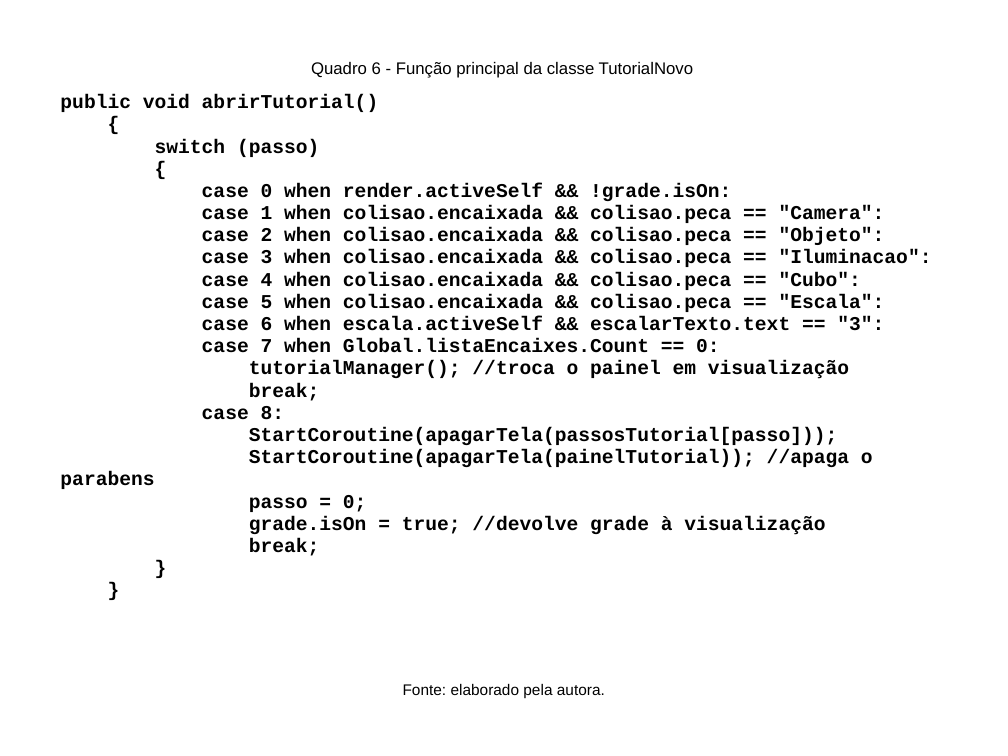
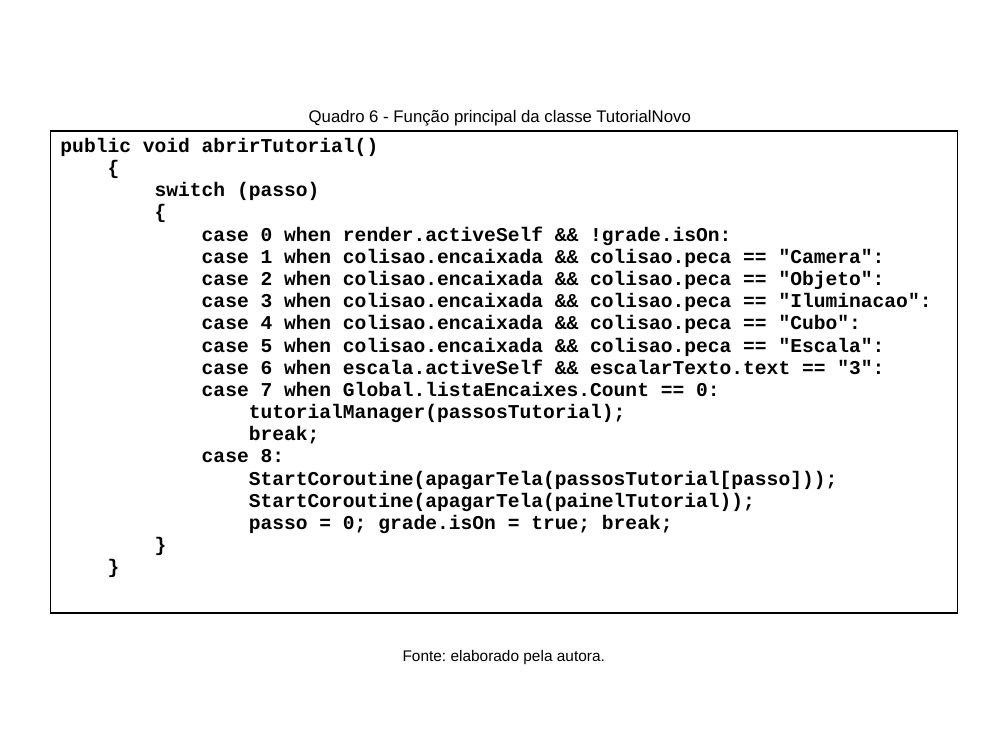
Before and after one commit to PanicAThePython/tcc_NataliaSensWeise, a slide deck: slide 24 of Slides_NataliaSensWeise.pptx (slide 19 before the commit). Drawn at 1008x756 pixels with LibreOffice and Linux fonts; fonts in the diff are those of the drawing; background and template pictures are left out. Boxes give left, top, right and bottom in pixels: in the first picture for what was removed or moved away, otherwise in the second. Text is boxed around its words. In the diff, an @@ line names an element or a change of style, - is before the commit and + after.

```diff
--- a/Slides_NataliaSensWeise.pptx
+++ b/Slides_NataliaSensWeise.pptx
@@ text "Quadro 6 - Função principal ...": place and size @@
-text "Quadro 6 - Função principal ..." at [311, 62, 693, 78]
+text "Quadro 6 - Função principal ..." at [309, 110, 690, 126]
@@ table at [50, 131, 958, 642] @@
@@ row 1, column 1: "public void abrirTutorial() / { / switch (passo) / { / case 0 when render.activeSelf && !grade.isOn: / case 1 when colisao.encaixada && colisao.peca == "Camera": / case 2 when colisao.encaixada && colisao.peca == "Objeto": / case 3 when colisao.encaixada && colisao.peca == "Iluminacao": / case 4 when colisao.encaixada && colisao.peca == "Cubo": / case 5 when colisao.encaixada && colisao.peca == "Escala": / case 6 when escala.activeSelf && escalarTexto.text == "3": / case 7 when Global.listaEncaixes.Count == 0: / tutorialManager(); //troca o painel em visualização / break; / case 8: / StartCoroutine(apagarTela(passosTutorial[passo])); / StartCoroutine(apagarTela(painelTutorial)); //apaga o parabens / passo = 0; / grade.isOn = true; //devolve grade à visualização / break; / } / }" to "public void abrirTutorial() / { / switch (passo) / { / case 0 when render.activeSelf && !grade.isOn: / case 1 when colisao.encaixada && colisao.peca == "Camera": / case 2 when colisao.encaixada && colisao.peca == "Objeto": / case 3 when colisao.encaixada && colisao.peca == "Iluminacao": / case 4 when colisao.encaixada && colisao.peca == "Cubo": / case 5 when colisao.encaixada && colisao.peca == "Escala": / case 6 when escala.activeSelf && escalarTexto.text == "3": / case 7 when Global.listaEncaixes.Count == 0: / tutorialManager(passosTutorial); / break; / case 8: / StartCoroutine(apagarTela(passosTutorial[passo])); / StartCoroutine(apagarTela(painelTutorial)); / passo = 0; grade.isOn = true; break; / } / }" @@
@@ borders changed @@
@@ table: place and size @@
-table at [50, 88, 958, 669]
+table at [50, 131, 958, 642]
@@ text "Fonte: elaborado pela autora.": place and size @@
-text "Fonte: elaborado pela autora." at [403, 684, 605, 698]
+text "Fonte: elaborado pela autora." at [403, 650, 605, 664]
```
Also in this commit, not shown: 14 other slides changed, 5 slides added, 6 other files.
